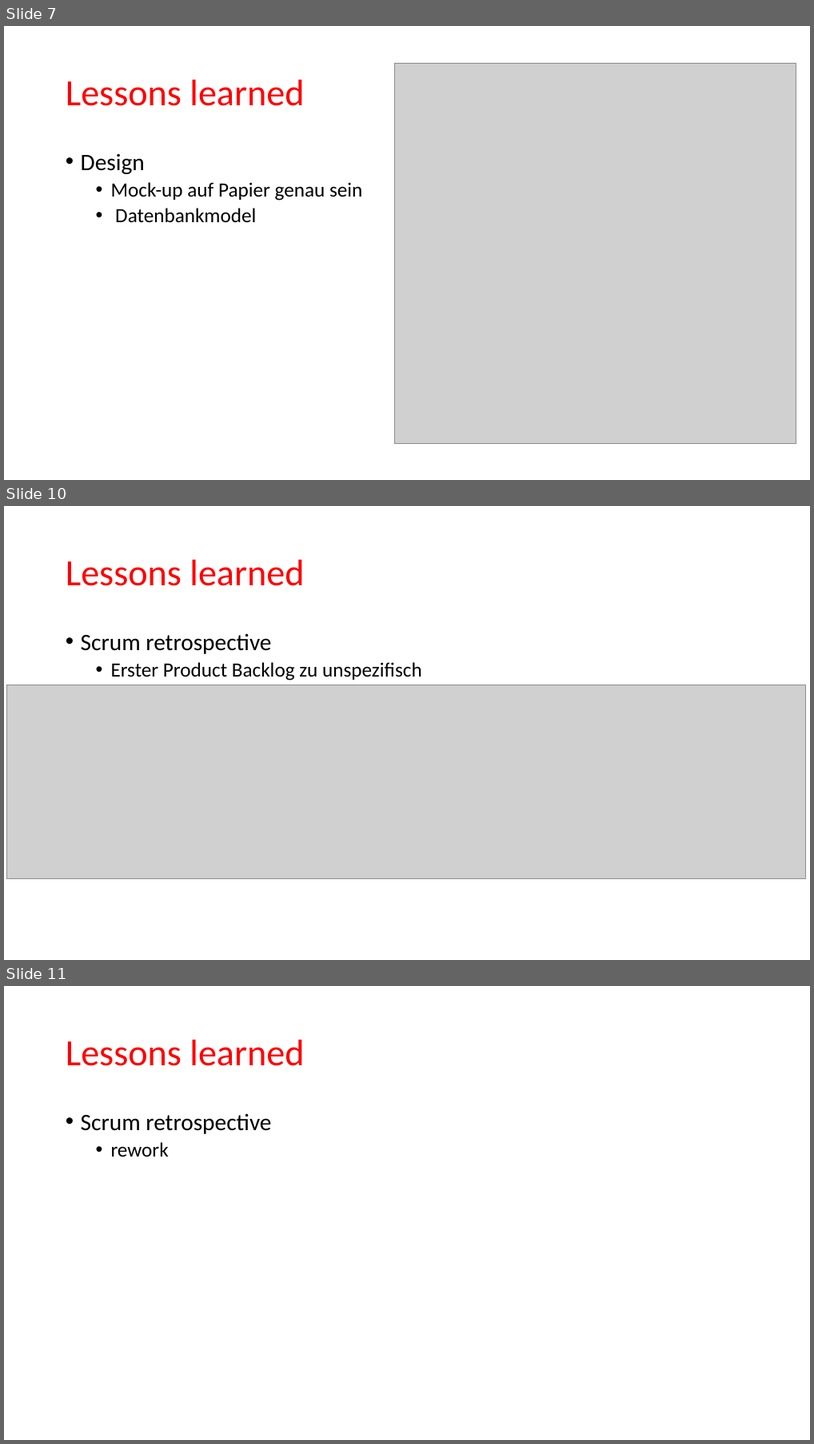
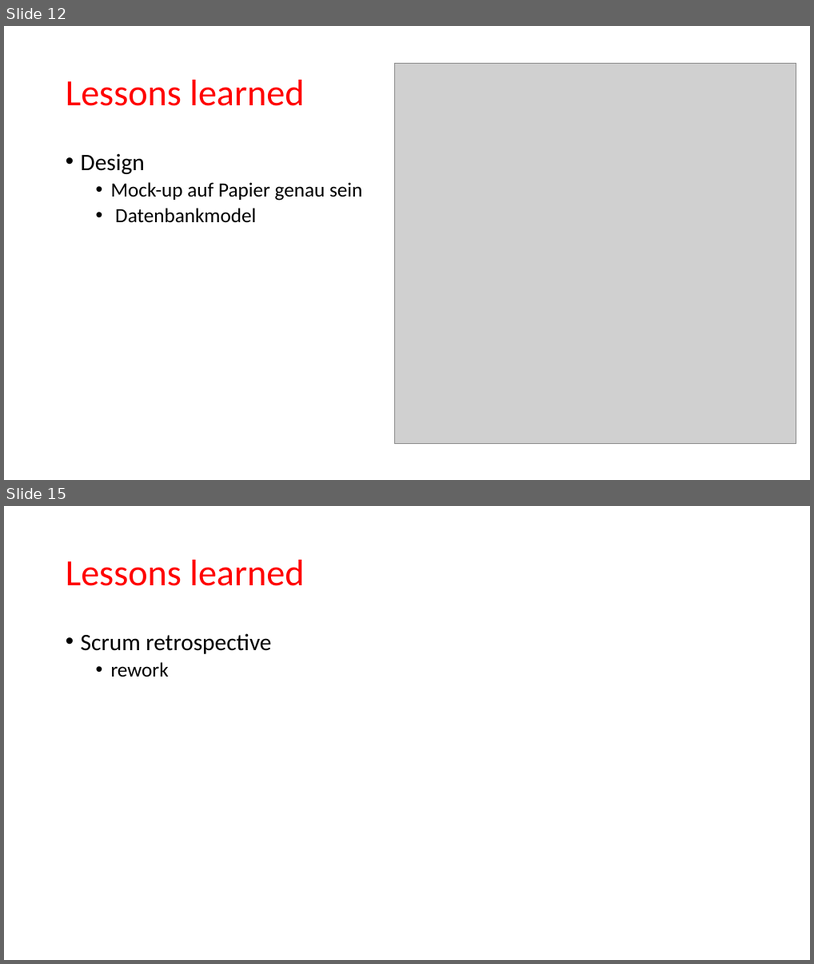
Before and after one commit to tomia1/ch.bfh.btx8081.w2016.red, a slide deck: doc/task14/final presentation.pptx. Shown one above the other, each under a label of ours: slides 7, 10 and 11 before the commit, slides 12 and 15 after it; the slides between them are not shown. The pictures are 814x1444 and 814x964 pixels, drawn with LibreOffice and Linux fonts; fonts in the diff are those of the drawing; grey boxes stand for pictures; background and template pictures are left out. Boxes give left, top, right and bottom in pixels: in the first picture for what was removed or moved away, otherwise in the second. Text is boxed around its words. In the diff, an @@ line names an element or a change of style, - is before the commit and + after.

```diff
--- a/doc/task14/final presentation.pptx
+++ b/doc/task14/final presentation.pptx
@@ slide 10 removed at [4, 506, 810, 960], background #FFFFFF @@
@@ title removed at [66, 560, 304, 586] @@
-Lessons learned
@@ text removed at [81, 633, 422, 680] @@
-• Scrum retrospective
-  • Erster Product Backlog zu unspezifisch
@@ picture removed at [6, 685, 806, 879] @@
@@ what was slide 7 is now slide 12 @@
@@ what was slide 11 is now slide 15 @@
```
Also in this commit, not shown: 4 slides changed, 5 slides added.
